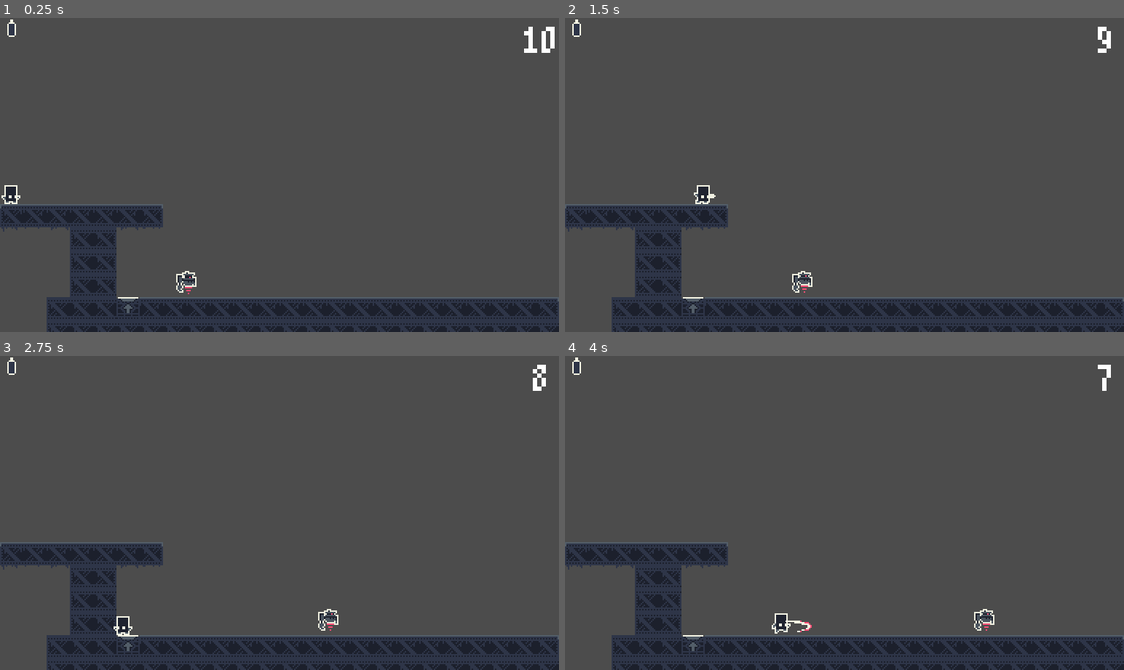
Above: before the commit, frames 1-4 (two rows, left to right).
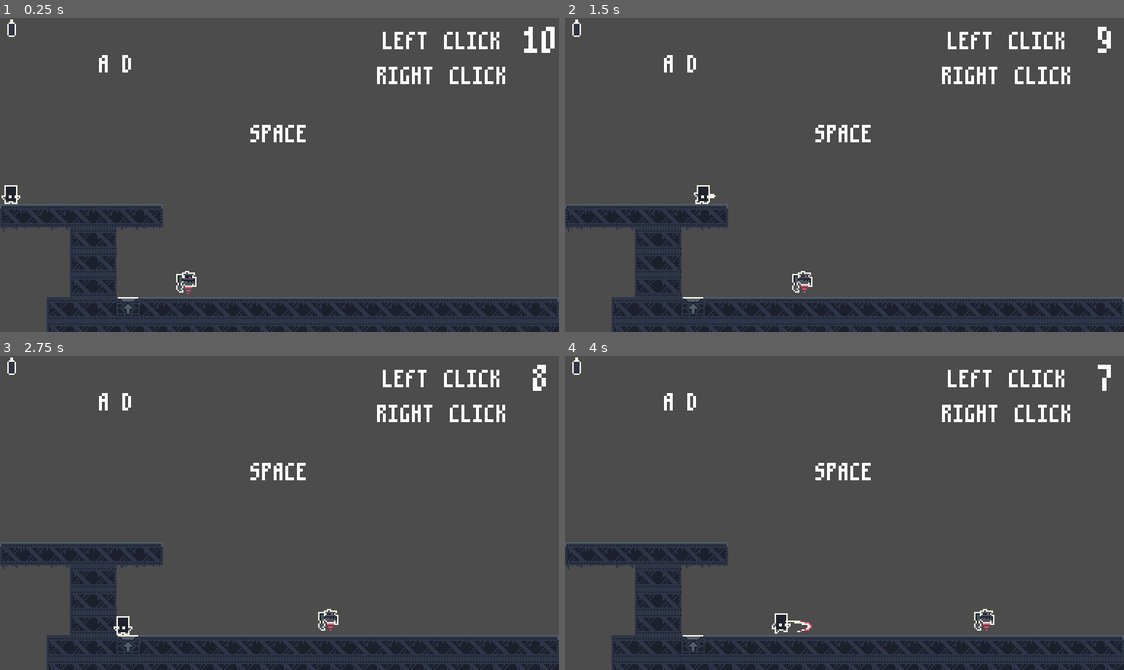
Above: after the commit, the same moments.

Repository: CodePidgy/Time-Step
Game: Godot game, scene res://src/Main/Game.tscn
Two runs of this game, one before a commit and one after it. Both use one fixed random seed, a clock stepped at 60 frames per second and the inputs below.
Inputs (mouse positions are in pixels of both pictures, inside the frame that each line leads up to):
- Up to frame 1 (0.25 s): no input
- Up to frame 2 (1.5 s): tap Enter at 0.5 s; move the mouse to (967, 159) at 0.52 s; hold Right mouse button (atk_heavy) 0.53-1.28 s; hold D (move_right) from 0.53 s (still down); tap Space (jump) at 0.77 s; move the mouse to (732, 190) at 1.27 s; click (732, 190) at 1.35 s
- Up to frame 3 (2.75 s): tap Space (jump) at 1.52 s; move the mouse to (335, 443) at 2.02 s; release D (move_right) at 2.03 s; hold A (move_left) from 2.03 s (still down); hold Right mouse button (atk_heavy) from 2.03 s (still down)
- Up to frame 4 (4 s): move the mouse to (816, 575) at 2.77 s; release A (move_left) at 2.78 s; release Right mouse button (atk_heavy) at 2.78 s; hold D (move_right) from 2.78 s (still down); click (816, 575) at 2.85 s; tap Space (jump) at 3.02, 3.77 s; move the mouse to (1012, 560) at 3.52 s; hold Right mouse button (atk_heavy) from 3.53 s (still down)

The runs differ from the first frame. In frame 1, 1.3% of the frame differs, in the area x 17-91%, y 4-40%; in frame 2, 1.3%; in frame 3, 1.3%; in frame 4, 1.3%.

Commit message:
Add basic Tutorial

Diff:
--- a/src/Interface/BatteryUI.gd
+++ b/src/Interface/BatteryUI.gd
@@ -57,7 +57,7 @@
 			elif node_texture == battery_3_cell3:
 				# Set to 3/3
 				node.set_texture(battery_3_cell4)
-			break
+			return
 		# Move to next battery
 		current_battery += 1
 
@@ -70,6 +70,6 @@
 		if node_texture != battery_1_cell2:
 			# Set to 1/1
 			node.set_texture(battery_1_cell2)
-			break
+			return
 		# Move to next battery
 		current_battery += 1
--- /dev/null
+++ b/src/Interface/UI.gd
@@ -0,0 +1,5 @@
+extends Control
+
+
+func restart():
+	Globals.reset()
--- a/src/Interface/UI.tscn
+++ b/src/Interface/UI.tscn
@@ -1,10 +1,18 @@
-[gd_scene load_steps=2 format=2]
+[gd_scene load_steps=5 format=2]
 
 [ext_resource path="res://src/Fonts/m3x6.tres" type="DynamicFont" id=1]
+[ext_resource path="res://src/Interface/UI.gd" type="Script" id=2]
+[ext_resource path="res://assets/font/m3x6.ttf" type="DynamicFontData" id=3]
+
+[sub_resource type="DynamicFont" id=1]
+size = 32
+use_mipmaps = true
+font_data = ExtResource( 3 )
 
 [node name="UI" type="Control"]
 anchor_right = 1.0
 anchor_bottom = 1.0
+script = ExtResource( 2 )
 __meta__ = {
 "_edit_use_anchors_": false
 }
@@ -31,3 +39,13 @@
 text = "GAME OVER"
 align = 1
 valign = 1
+
+[node name="Button" type="Button" parent="."]
+visible = false
+margin_left = 152.0
+margin_top = 128.0
+margin_right = 232.0
+margin_bottom = 160.0
+custom_fonts/font = SubResource( 1 )
+text = "Restart?"
+[connection signal="pressed" from="Button" to="." method="restart"]
--- a/src/Level/Level1.tscn
+++ b/src/Level/Level1.tscn
@@ -1,9 +1,15 @@
-[gd_scene load_steps=5 format=2]
+[gd_scene load_steps=7 format=2]
 
 [ext_resource path="res://src/Tiles/Tiles.tres" type="TileSet" id=1]
 [ext_resource path="res://src/Actor/Player/Player.tscn" type="PackedScene" id=2]
 [ext_resource path="res://src/Tiles/Launcher.tscn" type="PackedScene" id=3]
 [ext_resource path="res://src/Actor/Enemies/Armstrong/Armstrong.tscn" type="PackedScene" id=4]
+[ext_resource path="res://assets/font/m3x6.ttf" type="DynamicFontData" id=5]
+
+[sub_resource type="DynamicFont" id=2]
+size = 32
+use_mipmaps = true
+font_data = ExtResource( 5 )
 
 [node name="Level1" type="Node2D"]
 
@@ -26,3 +32,73 @@
 [node name="Armstrong" parent="Enemies" instance=ExtResource( 4 )]
 position = Vector2( 128, 184 )
 DESIRED_STATE = 2
+
+[node name="CanvasLayer" type="CanvasLayer" parent="."]
+
+[node name="Tutorial" type="Control" parent="CanvasLayer"]
+margin_right = 384.0
+margin_bottom = 112.0
+__meta__ = {
+"_edit_use_anchors_": false
+}
+
+[node name="A" type="Label" parent="CanvasLayer/Tutorial"]
+margin_left = 64.0
+margin_top = 16.0
+margin_right = 80.0
+margin_bottom = 42.0
+custom_fonts/font = SubResource( 2 )
+text = "A"
+align = 1
+valign = 1
+
+[node name="D" type="Label" parent="CanvasLayer/Tutorial"]
+margin_left = 80.0
+margin_top = 16.0
+margin_right = 96.0
+margin_bottom = 42.0
+custom_fonts/font = SubResource( 2 )
+text = "D"
+align = 1
+valign = 1
+__meta__ = {
+"_edit_use_anchors_": false
+}
+
+[node name="LeftClick" type="Label" parent="CanvasLayer/Tutorial"]
+margin_left = 256.0
+margin_right = 352.0
+margin_bottom = 26.0
+custom_fonts/font = SubResource( 2 )
+text = "LEFT CLICK"
+align = 1
+valign = 1
+__meta__ = {
+"_edit_use_anchors_": false
+}
+
+[node name="RightClick" type="Label" parent="CanvasLayer/Tutorial"]
+margin_left = 256.0
+margin_top = 24.0
+margin_right = 352.0
+margin_bottom = 50.0
+custom_fonts/font = SubResource( 2 )
+text = "RIGHT CLICK"
+align = 1
+valign = 1
+__meta__ = {
+"_edit_use_anchors_": false
+}
+
+[node name="RightClick2" type="Label" parent="CanvasLayer/Tutorial"]
+margin_left = 168.0
+margin_top = 64.0
+margin_right = 216.0
+margin_bottom = 90.0
+custom_fonts/font = SubResource( 2 )
+text = "SPACE"
+align = 1
+valign = 1
+__meta__ = {
+"_edit_use_anchors_": false
+}
--- a/src/Main/Game.gd
+++ b/src/Main/Game.gd
@@ -7,6 +7,7 @@
 onready var TIMER = $Timer
 onready var TIMER_UI = $CanvasLayer/UI/Label
 onready var GAMEOVER_UI = $CanvasLayer/UI/Label2
+onready var RESTART_BUTTON = $CanvasLayer/UI/Button
 
 var previous_orders = []
 var left_over_time = 0
@@ -74,7 +75,12 @@
 	TIMER_UI.set_visible(false)
 	GAMEOVER_UI.text = "GAME OVER"
 	GAMEOVER_UI.set_visible(true)
+	RESTART_BUTTON.set_visible(true)
 
 
 func no_more_time():
 	end_game()
+
+
+func reset():
+	get_tree().reload_current_scene()
--- a/src/Main/Globals.gd
+++ b/src/Main/Globals.gd
@@ -3,4 +3,8 @@
 
 var GAME
 var PLAYER
-var ARMSTRONG
+
+func reset():
+	GAME.reset()
+	GAME = null
+	PLAYER = null
